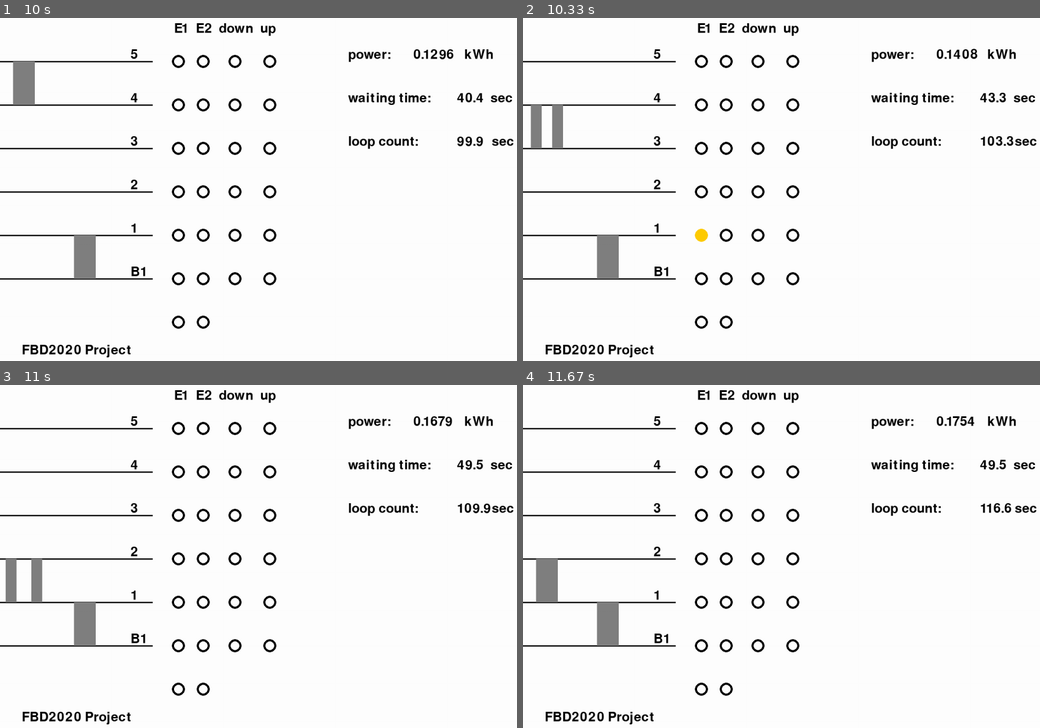
Above: before the commit, frames 1-4 (two rows, left to right).
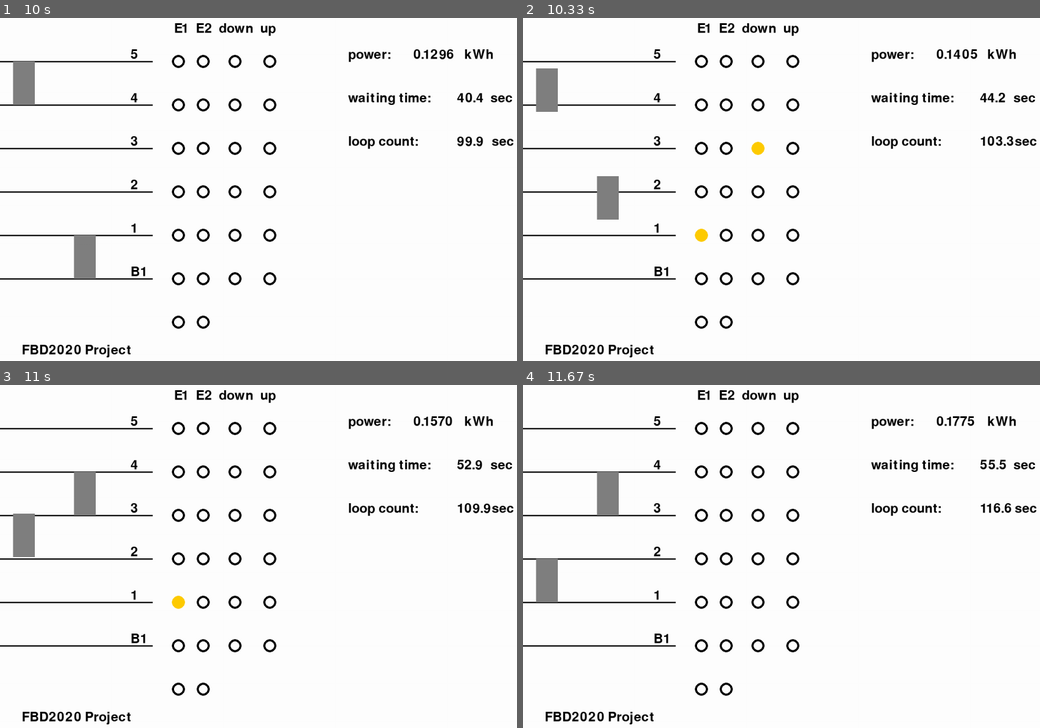
Above: after the commit, the same moments.

Repository: wonjaegang/FBD2020
Game: pygame game, started from PC/allocation algorithms/cost_comparing_algorithm.py
Same seed, same stepped clock (60 frames per second), same inputs: the game is played once before the commit and once after it.
Inputs:
- Up to frame 1 (10 s): no input
- Up to frame 2 (10.33 s): no input
- Up to frame 3 (11 s): no input
- Up to frame 4 (11.67 s): no input

Frame 1 is identical in both runs. In frame 2, 2.2% of the frame differs, in the area x 1-94%, y 8-77%; in frame 3, 2.3%, in the area x 1-94%, y 9-77%; in frame 4, 1.2%.

Commit message:
functionize power calculating code

Diff:
--- a/PC/allocation algorithms/cost_comparing_algorithm.py
+++ b/PC/allocation algorithms/cost_comparing_algorithm.py
@@ -286,7 +286,7 @@
     #                                             #
     #         YOUR ALGORITHM STARTS HERE          #
     #                                             #
-    # # # # # # # # # # # # # # # # # # # # # # # #
+    # # # # # # # # # # # # # # # # # # # # # # # # # # # # # # # # # # # # # # # # # # # # # # # # # # # # # # # # # #
     #
     # Cost comparing algorithm :
     #               Simulate every number of cases and calculate the cost of each case. Select the case that have
@@ -296,11 +296,11 @@
     #           cost_consistency :
     #           cost_total = cost_time * Wt + cost_power * Wp + cost_consistency * Wc
     #
-    # # # # # # # # # # # # # # # # # # # # # # # # # # # # # # # # # # # # # # # # # # # # # # # # # # # # # # # # #
+    # # # # # # # # # # # # # # # # # # # # # # # # # # # # # # # # # # # # # # # # # # # # # # # # # # # # # # # # # #
 
     # Set weight values
-    w_time = decimal.Decimal(1.0)
-    w_power = decimal.Decimal(0.0)
+    w_time = decimal.Decimal(0.9)
+    w_power = decimal.Decimal(0.1)
     w_consistency = decimal.Decimal(0.0)
     assert (round(w_time + w_power + w_consistency, 1) == 1), "Sum of weight values is not 1"
 
@@ -365,106 +365,51 @@
                                       * (len(whole_cases2[case_num2]) - 1 - i)
 
                 # Calculate estimated power consumption of e1 & e2 in specific case
-                # 함수를 사용해 반복되는 코드를 간소화시키는 것이 꼭 필요, 일단은 구동만 되도록 해놓음
-                # ##############쉬는 엘리베이터의 가동전력 계산코드 필요!!!!!!!!!!
-                # 아마도 가동전력은 따로 계산하는게 좋지 않을까 싶음. 현재코드는 쉬는 엘레베이터의 가동전력 고려 X
-                # def calculate_power(h1, h2, journey, weight_check):
-                #     direction = (lambda f1, f2: 1 if (f2 > f1) else (-1 if (f1 > f2) else 0))(h1, h2)
-                #     weight = 0
-                #     # 승강기 무게 계산
-                #     for i in range(len(journey) - weight_check):
-                #         if journey[len(journey) - i - 1][1][:2] == "lc":
-                #             weight += 70
-                #     # 아래의 식은 update_evaluation_factor 함수 참고
-                #     k = decimal.Decimal(7.75) * (1 - direction) + (decimal.Decimal(2 / 75) * weight - 8) * direction
-                #     moved = abs(h1 - h2)
-                #     # 같은 층에서의 input 은 바로 처리되기에, 문이 닫히는 동안의 소비전력만 계산하면 됨
-                #     if direction:
-                #         return moved * Elevator.operating_power \
-                #             + (k - Elevator.operating_power) * (moved - Building.floor_height / 2) \
-                #             + Elevator.door_operating_time * loop_time * Elevator.operating_power
-                #     else:
-                #         return Elevator.door_operating_time * loop_time * Elevator.operating_power
+                # Bug : 쉬고있는 엘리베이터의 가동전력을 계산하지 않음
+                # 소비전력계싼 함수 : 전 단계 문 닫힌 상태 ~ 다음단계 문 닫힌 상태
+                def calculate_p(h1, h2, journey, weight_check):
+                    direction = (lambda f1, f2: 1 if (f2 > f1) else (-1 if (f1 > f2) else 0))(h1, h2)
+                    weight = 0
+                    # 승강기 무게 계산
+                    for k in range(len(journey) - weight_check):
+                        if journey[len(journey) - k - 1][1][:2] == "lc":
+                            weight += 70
+                    # 아래의 식은 update_evaluation_factor 함수 참고
+                    k = decimal.Decimal(7.75) * (1 - direction) + (decimal.Decimal(2 / 75) * weight - 8) * direction
+                    moved = abs(h1 - h2)
+                    # 같은 층에서의 input 은 바로 처리되기에, 문이 닫히는 동안의 소비전력만 계산하면 됨
+                    if direction:
+                        return moved * Elevator.operating_power \
+                            + (k - Elevator.operating_power) * (moved - Building.floor_height / 2) \
+                            + Elevator.door_operating_time * loop_time * Elevator.operating_power
+                    else:
+                        return Elevator.door_operating_time * loop_time * Elevator.operating_power
                 # Elevator 1 power consumption
                 if len(whole_cases1[case_num1]):
                     # 현재 위치에서 첫 목적지까지 움직일 때의 소비전력 계산
-                    direction = (lambda f1, f2: 1 if (f2 > f1) else (-1 if (f1 > f2) else 0))(
-                        e1.location, (whole_cases1[case_num1][0][0] - 1) * Building.floor_height)
-                    weight = 0
-                    # 첫 움직임에서 승강기 무게 계산
-                    for i in range(len(whole_cases1[case_num1])):
-                        if whole_cases1[case_num1][len(whole_cases1[case_num1]) - i - 1][1][:2] == "lc":
-                            weight += 70
-                    # 아래의 식은 update_evaluation_factor 함수 참고
-                    k = decimal.Decimal(7.75) * (1 - direction) + (decimal.Decimal(2 / 75) * weight - 8) * direction
-                    moved = abs(e1.location - (whole_cases1[case_num1][0][0] - 1) * Building.floor_height)
-                    # 같은 층에서의 input 은 바로 처리되기에, 문이 닫히는 동안의 소비전력만 계산하면 됨
-                    if direction:
-                        cost_power += moved * Elevator.operating_power \
-                                     + (k - Elevator.operating_power) * (moved - Building.floor_height / 2) \
-                                     + Elevator.door_operating_time * loop_time * Elevator.operating_power
-                    else:
-                        cost_power += Elevator.door_operating_time * loop_time * Elevator.operating_power
-                    # 각 움직임에서 얼마나 전력이 소모될 지 계산 : 전 단계 문 닫힌 상태 ~ 다음단계 문 닫힌 상태
+                    cost_power += calculate_p(e1.location,
+                                              (whole_cases1[case_num1][0][0] - 1) * Building.floor_height,
+                                              whole_cases1[case_num1],
+                                              0)
+                    # 각 움직임에서 얼마나 전력이 소모될 지 계산
                     for trip in range(len(whole_cases1[case_num1]) - 1):
-                        direction = (lambda f1, f2: 1 if (f2 > f1) else (-1 if (f1 > f2) else 0))(
-                            whole_cases1[case_num1][trip][0], whole_cases1[case_num1][trip + 1][0])
-                        weight = 0
-                        # 각 움직임에서 승강기 무게 계산
-                        for i in range(len(whole_cases1[case_num1]) - trip - 1):
-                            if whole_cases1[case_num1][len(whole_cases1[case_num1]) - i - 1][1][:2] == "lc":
-                                weight += 70
-                        # 아래의 식은 update_evaluation_factor 함수 참고
-                        k = decimal.Decimal(7.75) * (1 - direction) + (decimal.Decimal(2 / 75) * weight - 8) * direction
-                        moved = abs(whole_cases1[case_num1][trip][0]
-                                    - whole_cases1[case_num1][trip + 1][0]) * Building.floor_height
-                        # 같은 층에서의 input 은 바로 처리되기에, 한 번의 loop time 동안 소모되는 소비전력만 계산하면 됨
-                        if direction:
-                            cost_power += moved * Elevator.operating_power \
-                                          + (k - Elevator.operating_power) * (moved - Building.floor_height / 2) \
-                                          + Elevator.door_operating_time * loop_time * Elevator.operating_power
-                        else:
-                            cost_power += Elevator.door_operating_time * loop_time * Elevator.operating_power
+                        cost_power += calculate_p((whole_cases1[case_num1][trip][0] - 1) * Building.floor_height,
+                                                  (whole_cases1[case_num1][trip + 1][0] - 1) * Building.floor_height,
+                                                  whole_cases1[case_num1],
+                                                  trip + 1)
                 # Elevator 2 power consumption
                 if len(whole_cases2[case_num2]):
                     # 현재 위치에서 첫 목적지까지 움직일 때의 소비전력 계산
-                    direction = (lambda f1, f2: 1 if (f2 > f1) else (-1 if (f1 > f2) else 0))(
-                        e2.location, (whole_cases2[case_num2][0][0] - 1) * Building.floor_height)
-                    weight = 0
-                    # 첫 움직임에서 승강시 무게 계산
-                    for i in range(len(whole_cases2[case_num2])):
-                        if whole_cases2[case_num2][len(whole_cases2[case_num2]) - i - 1][1][:2] == "lc":
-                            weight += 70
-                    # 아래의 식은 update_evaluation_factor 함수 참고
-                    k = decimal.Decimal(7.75) * (1 - direction) + (decimal.Decimal(2 / 75) * weight - 8) * direction
-                    moved = abs(e2.location - (whole_cases2[case_num2][0][0] - 1) * Building.floor_height)
-                    # 같은 층에서의 input 은 바로 처리되기에, 문이 닫히는 동안의 소비전력만 계산하면 됨
-                    if direction:
-                        cost_power += moved * Elevator.operating_power \
-                                      + (k - Elevator.operating_power) * (moved - Building.floor_height / 2) \
-                                      + Elevator.door_operating_time * loop_time * Elevator.operating_power
-                    else:
-                        cost_power += Elevator.door_operating_time * loop_time * Elevator.operating_power
-                    # 각 움직임에서 얼마나 전력이 소모될 지 계산 : 전 단계 문 닫힌 상태 ~ 다음단계 문 닫힌 상태
+                    cost_power += calculate_p(e2.location,
+                                              (whole_cases2[case_num2][0][0] - 1) * Building.floor_height,
+                                              whole_cases2[case_num2],
+                                              0)
+                    # 각 움직임에서 얼마나 전력이 소모될 지 계산
                     for trip in range(len(whole_cases2[case_num2]) - 1):
-                        direction = (lambda f1, f2: 1 if (f2 > f1) else (-1 if (f1 > f2) else 0))(
-                            whole_cases2[case_num2][trip][0], whole_cases2[case_num2][trip + 1][0])
-                        weight = 0
-                        # 각 움직임에서 승강기 무게 계산
-                        for i in range(len(whole_cases2[case_num2]) - trip - 1):
-                            if whole_cases2[case_num2][len(whole_cases2[case_num2]) - i - 1][1][:2] == "lc":
-                                weight += 70
-                        # 아래의 식은 update_evaluation_factor 함수 참고
-                        k = decimal.Decimal(7.75) * (1 - direction) + (decimal.Decimal(2 / 75) * weight - 8) * direction
-                        moved = abs(whole_cases2[case_num2][trip][0]
-                                    - whole_cases2[case_num2][trip + 1][0]) * Building.floor_height
-                        # 같은 층에서의 input 은 바로 처리되기에, 한 번의 loop time 동안 소모되는 소비전력만 계산하면 됨
-                        if direction:
-                            cost_power += moved * Elevator.operating_power \
-                                          + (k - Elevator.operating_power) * (moved - Building.floor_height / 2) \
-                                          + Elevator.door_operating_time * loop_time * Elevator.operating_power
-                        else:
-                            cost_power += Elevator.door_operating_time * loop_time * Elevator.operating_power
+                        cost_power += calculate_p((whole_cases2[case_num2][trip][0] - 1) * Building.floor_height,
+                                                  (whole_cases2[case_num2][trip + 1][0] - 1) * Building.floor_height,
+                                                  whole_cases2[case_num1],
+                                                  trip + 1)
 
                 # Main sentence of this algorithm. Calculate total cost with given weight-values
                 cost_total = cost_time * w_time + cost_power * w_power + cost_consistency * w_consistency
